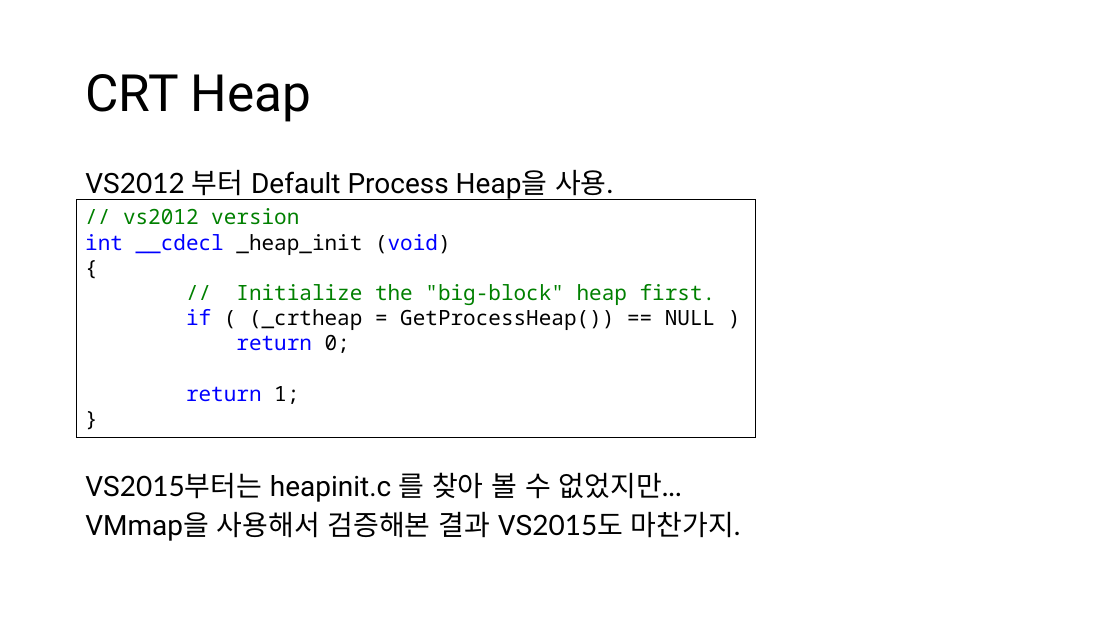
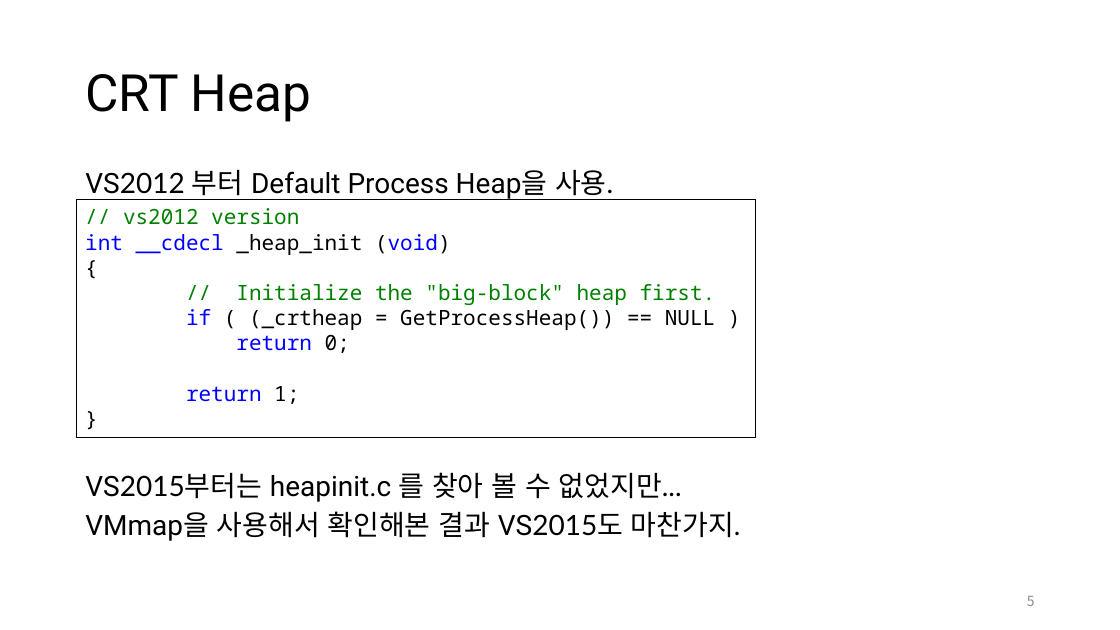
Before and after one commit to CppKorea/OptimizedCppStudy, a slide deck: slide 5 of 13th Study/Optimized C++ Study - Chapter 13, Optimize Memory Management.pptx. Drawn at 1120x630 pixels with LibreOffice and Linux fonts; fonts in the diff are those of the drawing. Boxes give left, top, right and bottom in pixels: in the first picture for what was removed or moved away, otherwise in the second. Text is boxed around its words. In the diff, an @@ line names an element or a change of style, - is before the commit and + after.

```diff
--- a/13th Study/Optimized C++ Study - Chapter 13, Optimize Memory Management.pptx
+++ b/13th Study/Optimized C++ Study - Chapter 13, Optimize Memory Management.pptx
@@ text at [85,511,741,541]: text changed @@
-VMmap을 사용해서 검증해본 결과 VS2015도 마찬가지.
+VMmap을 사용해서 확인해본 결과 VS2015도 마찬가지.
@@ page number added at [1027,596,1035,606], 12 pt, text #8C8C8C @@
+5
```
Also in this commit, not shown: 39 other slides changed, 13 slides added.
